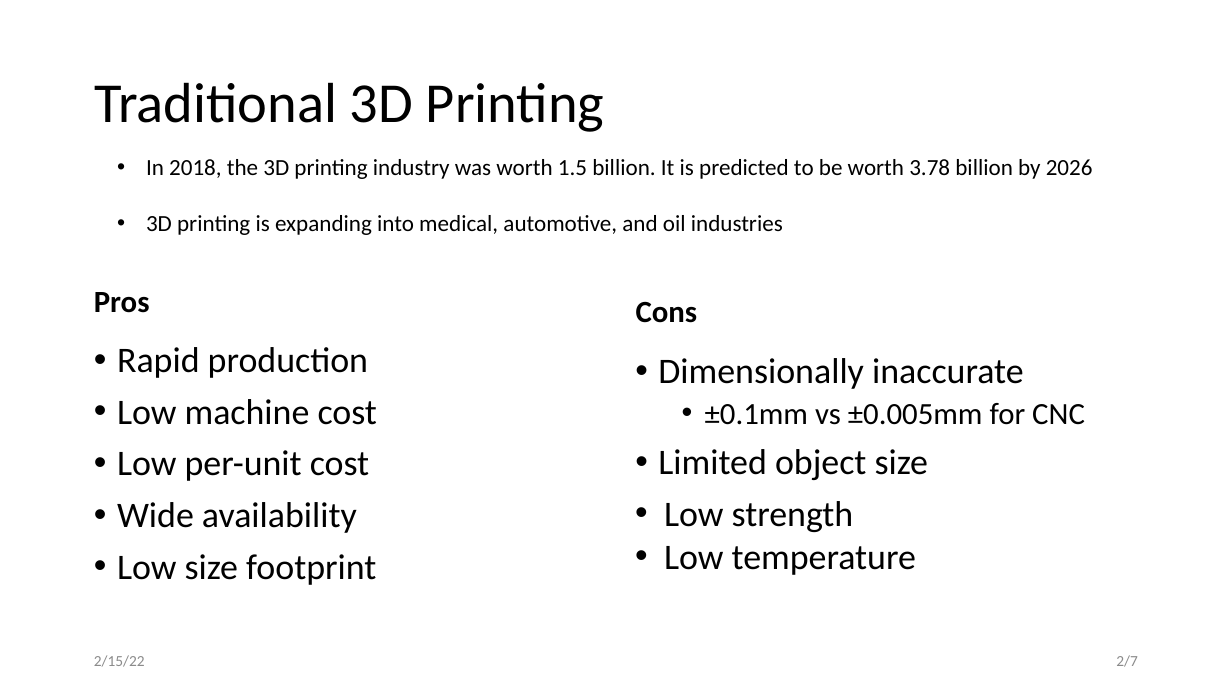
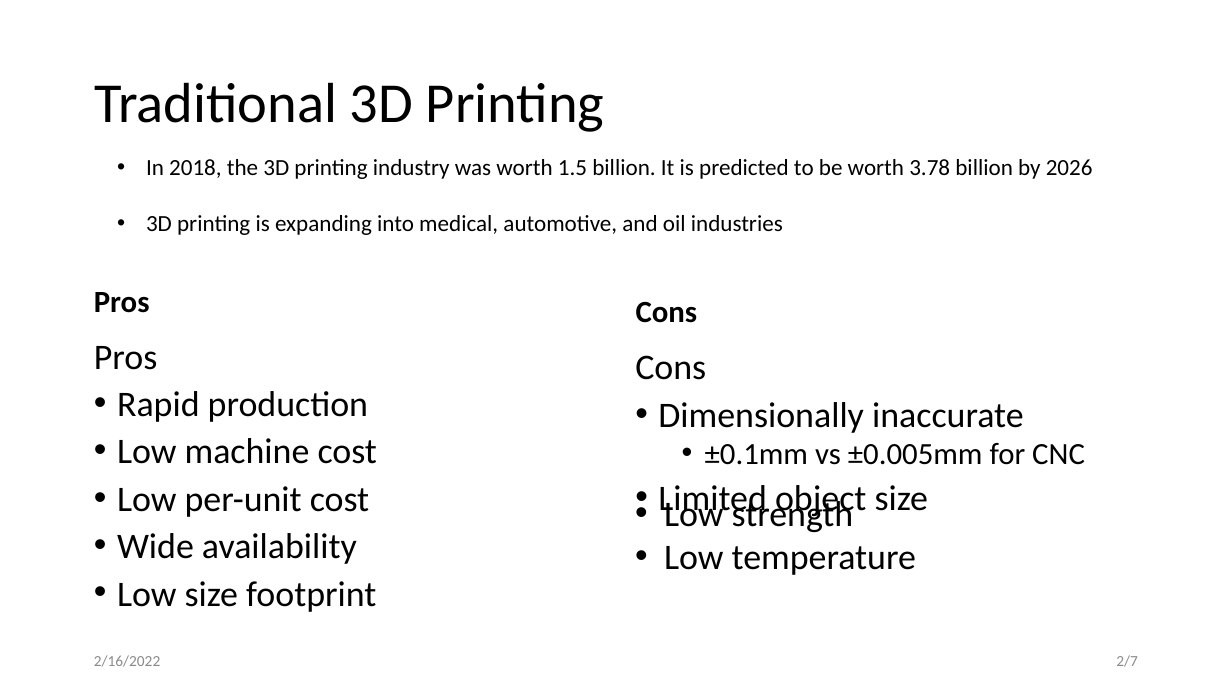
Before and after one commit to jfcbooth/3d_printer, a slide deck: slide 2 of tuesday/preliminary_design_report.pptx. Drawn at 1232x693 pixels with LibreOffice and Linux fonts; fonts in the diff are those of the drawing. Boxes give left, top, right and bottom in pixels: in the first picture for what was removed or moved away, otherwise in the second. Text is boxed around its words. In the diff, an @@ line names an element or a change of style, - is before the commit and + after.

```diff
--- a/tuesday/preliminary_design_report.pptx
+++ b/tuesday/preliminary_design_report.pptx
@@ text at bbox=[94, 346, 157, 370]: paragraph added @@
+Pros
@@ text at bbox=[635, 355, 706, 380]: paragraph added @@
+Cons
@@ text at bbox=[117, 391, 377, 612]: line spacing 0.9 to 0.8 @@
@@ text at bbox=[658, 402, 1085, 519]: line spacing 0.9 to 0.8 @@
@@ text at bbox=[94, 655, 160, 667]: text changed @@
-2/15/22
+2/16/2022
```
Also in this commit, not shown: 5 other slides changed, 2 other files.
